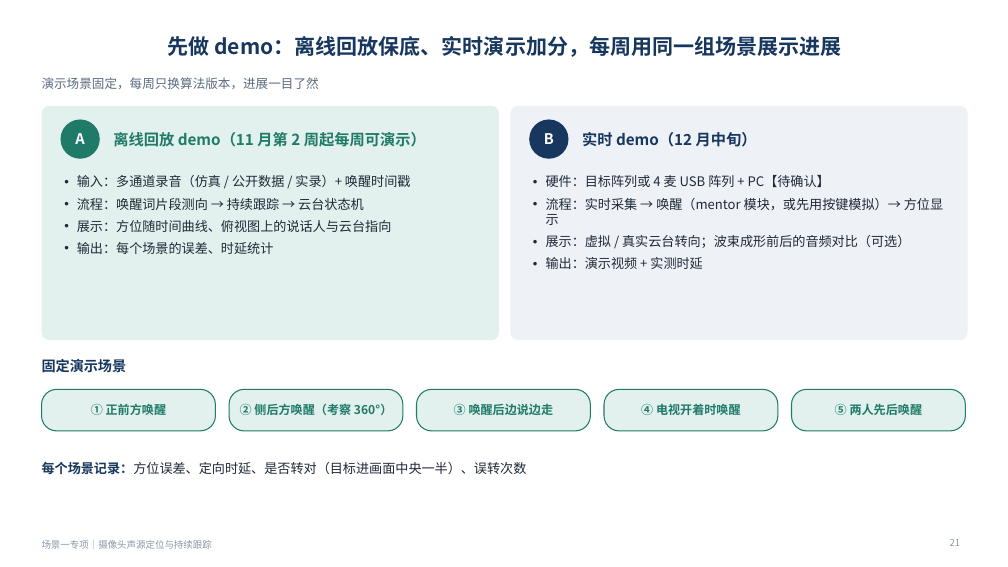
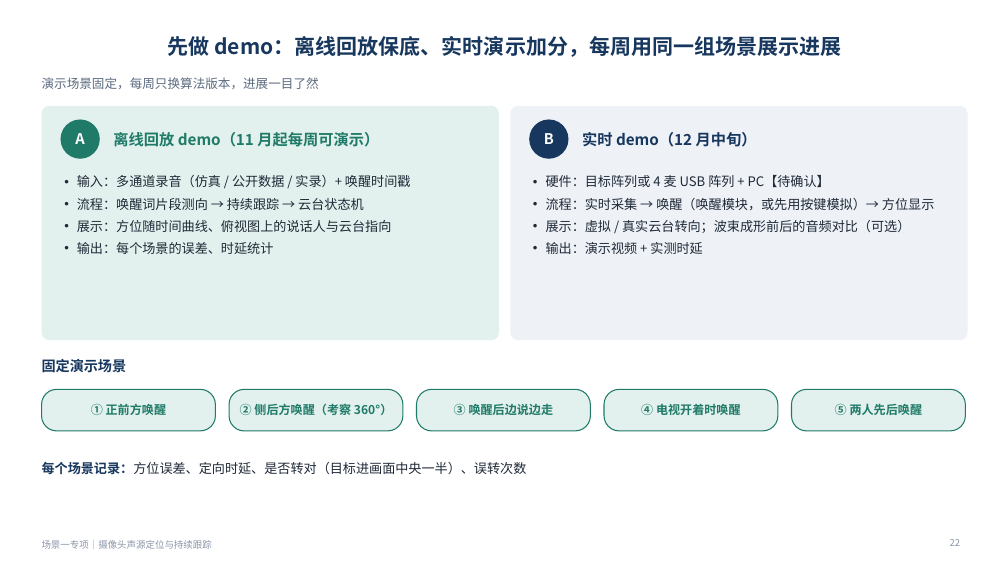
Before and after one commit to ZeroFoxxi/ssl-scene1, a slide deck: slide 22 of 场景一专项_摄像头声源定位与跟踪_方案选型与数据集.pptx (slide 21 before the commit). Drawn at 1008x567 pixels with LibreOffice and Linux fonts; fonts in the diff are those of the drawing. Boxes give left, top, right and bottom in pixels: in the first picture for what was removed or moved away, otherwise in the second. Text is boxed around its words. In the diff, an @@ line names an element or a change of style, - is before the commit and + after.

```diff
--- a/场景一专项_摄像头声源定位与跟踪_方案选型与数据集.pptx
+++ b/场景一专项_摄像头声源定位与跟踪_方案选型与数据集.pptx
@@ text at (113, 132, 379, 147): text changed @@
-离线回放 demo（11 月第 2 周起每周可演示）
+离线回放 demo（11 月起每周可演示）
@@ text at (546, 198, 934, 210): text changed @@
-• 流程：实时采集 → 唤醒（mentor 模块，或先用按键模拟）→ 方位显示
+• 流程：实时采集 → 唤醒（唤醒模块，或先用按键模拟）→ 方位显示
```
Also in this commit, not shown: 19 other slides changed, 2 slides added, 1 slide removed, 5 other files.
